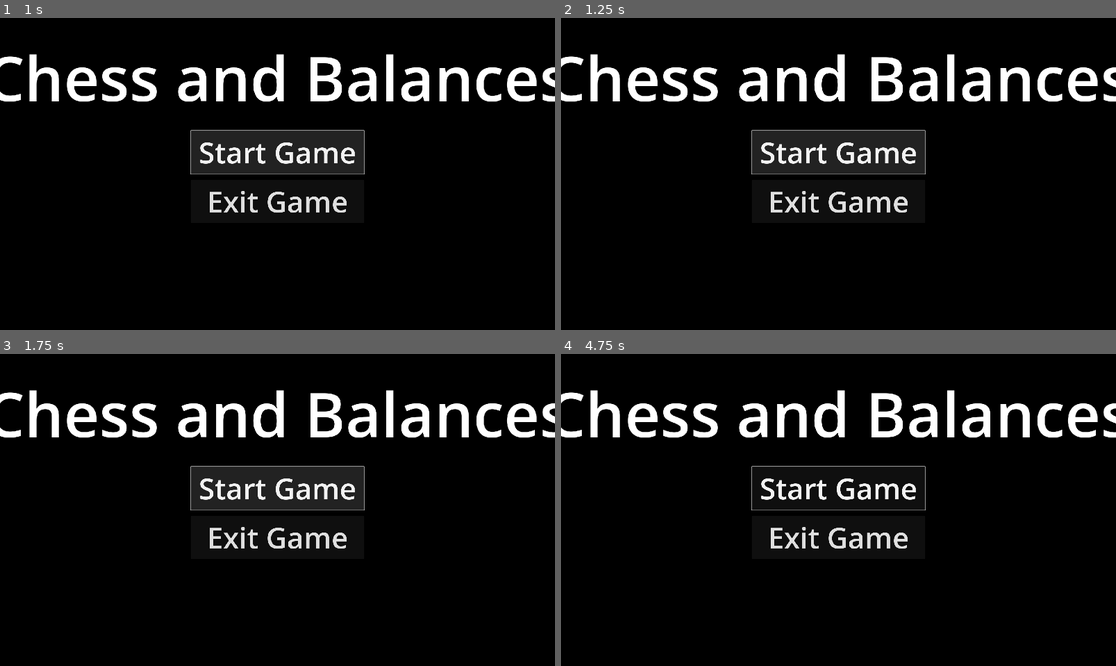
Above: before the commit, frames 1-4 (two rows, left to right).
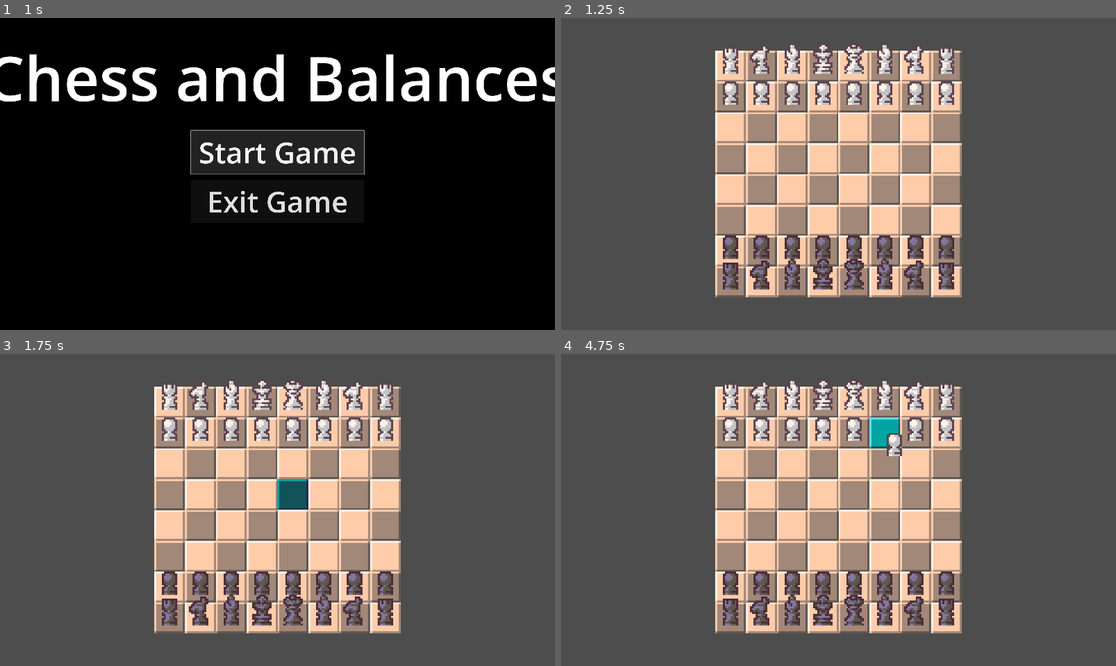
Above: after the commit, the same moments.

Repository: Software-ENGR-team-A/Chess
Game: Godot game, scene res://scenes/Main_Menu/main_menu.tscn
The game is run twice, just before and just after one commit, with the same random seed, the same clock (stepped at 60 frames per second) and the same inputs. This scene is started directly instead of the project's main scene. Sound files missing from this copy of the repository are replaced by a short silence.
Inputs (mouse positions are in pixels of both pictures, inside the frame that each line leads up to):
- Up to frame 1 (1 s): click "Start Game" at 0.5 s
- Up to frame 2 (1.25 s): no input
- Up to frame 3 (1.75 s): click (277, 488) at 1.25 s, where only the run before the commit has a clickable "Start Game"
- Up to frame 4 (4.75 s): click (838, 488) at 2 s, where only the run before the commit has a clickable "Start Game"; tap Enter at 2.75, 4.25 s; move the mouse to (960, 494) at 2.77 s; click (960, 494) at 2.92 s; tap Space at 3.5 s; move the mouse to (727, 525) at 3.52 s; click (727, 525) at 3.67 s; move the mouse to (894, 441) at 4.27 s; click (894, 441) at 4.42 s

Frame 1 is identical in both runs. In frame 2, 100% of the frame differs, in the area x 0-100%, y 0-100%; in frame 3, 100%; in frame 4, 100%.

Commit message:
Added music to main menu, Added conformation popup on exit

Diff:
--- a/project.godot
+++ b/project.godot
@@ -11,8 +11,13 @@
 [application]
 
 config/name="Chess and Balances"
-run/main_scene="uid://cvkbxqgauwxll"
+run/main_scene="uid://c0bs6sbbrybcl"
 config/features=PackedStringArray("4.4", "GL Compatibility")
+config/icon="uid://m7xduai1gw3g"
+
+[audio]
+
+buses/default_bus_layout="res://assets/Audio/default_bus_layout.tres"
 
 [autoload]
 
--- a/scenes/Main_Menu/main_menu.gd
+++ b/scenes/Main_Menu/main_menu.gd
@@ -1,20 +1,37 @@
 class_name MainMenu
 extends Control
 
-@onready
-var start_button: Button = $MarginContainer/HBoxContainer/VBoxContainer/Start_Button as Button
-@onready var exit_button: Button = $MarginContainer/HBoxContainer/VBoxContainer/Exit_Button as Button
-@onready var Chess_TwoPlayer = preload("res://scenes/board/board.tscn") as PackedScene
+@export var start_button: Button
+@export var exit_button: Button
+@export var yes_button: Button
+@export var no_button: Button
+@onready var chess_two_player = preload("res://scenes/board/board.tscn") as PackedScene
 
 
 func _ready():
+	MusicManager.play_random_song()
+	MusicManager.set_volume(1)
+	print(start_button)
 	start_button.button_down.connect(on_start_pressed)
 	exit_button.button_down.connect(on_exit_pressed)
+	yes_button.button_down.connect(on_yes_pressed)
+	no_button.button_down.connect(on_no_pressed)
 
 
 func on_start_pressed() -> void:
-	get_tree().change_scene_to_packed(Chess_TwoPlayer)
+	MusicManager.stop_music()
+	AudioManager.play_selectmenu()
+	await get_tree().create_timer(.5).timeout
+	get_tree().change_scene_to_packed(chess_two_player)
 
 
 func on_exit_pressed() -> void:
+	%Conformation_Box.popup()
+
+
+func on_yes_pressed() -> void:
 	get_tree().quit()
+
+
+func on_no_pressed() -> void:
+	%Conformation_Box.hide()
--- a/scenes/Main_Menu/main_menu.tscn
+++ b/scenes/Main_Menu/main_menu.tscn
@@ -1,5 +1,6 @@
-[gd_scene load_steps=4 format=3 uid="uid://cfueqjdlo844g"]
+[gd_scene load_steps=7 format=3 uid="uid://cfueqjdlo844g"]
 
+[ext_resource type="Script" uid="uid://bb5qfo26fkduu" path="res://scenes/Main_Menu/main_menu.gd" id="1_b3l1k"]
 [ext_resource type="Texture2D" uid="uid://bmche6gyf7bon" path="res://assets/Backgrounds/Black.png" id="2_bqqt6"]
 
 [sub_resource type="SystemFont" id="SystemFont_hk6sr"]
@@ -8,13 +9,24 @@
 [sub_resource type="SystemFont" id="SystemFont_1o70l"]
 font_names = PackedStringArray("Impact")
 
-[node name="Main_Menu" type="Control"]
+[sub_resource type="SystemFont" id="SystemFont_b3l1k"]
+font_names = PackedStringArray("Impact")
+
+[sub_resource type="SystemFont" id="SystemFont_xld3r"]
+font_names = PackedStringArray("Impact")
+
+[node name="Main_Menu" type="Control" node_paths=PackedStringArray("start_button", "exit_button", "yes_button", "no_button")]
 layout_mode = 3
 anchors_preset = 15
 anchor_right = 1.0
 anchor_bottom = 1.0
 grow_horizontal = 2
 grow_vertical = 2
+script = ExtResource("1_b3l1k")
+start_button = NodePath("MarginContainer/HBoxContainer/VBoxContainer/Start_Button")
+exit_button = NodePath("MarginContainer/HBoxContainer/VBoxContainer/Exit_Button")
+yes_button = NodePath("Conformation_Box/MarginContainer/HBoxContainer/VBoxContainer/HBoxContainer/yes_button")
+no_button = NodePath("Conformation_Box/MarginContainer/HBoxContainer/VBoxContainer/HBoxContainer/no_button")
 
 [node name="TextureRect" type="TextureRect" parent="."]
 layout_mode = 1
@@ -81,3 +93,79 @@
 theme_override_font_sizes/font_size = 120
 text = "Exit Game
 "
+
+[node name="Conformation_Box" type="PopupPanel" parent="."]
+unique_name_in_owner = true
+gui_embed_subwindows = true
+initial_position = 2
+size = Vector2i(1928, 1088)
+
+[node name="TextureRect" type="TextureRect" parent="Conformation_Box"]
+offset_left = 4.0
+offset_top = 4.0
+offset_right = 1924.0
+offset_bottom = 1084.0
+texture = ExtResource("2_bqqt6")
+
+[node name="VBoxContainer" type="VBoxContainer" parent="Conformation_Box/TextureRect"]
+layout_mode = 0
+offset_right = 40.0
+offset_bottom = 40.0
+
+[node name="Seperator" type="Control" parent="Conformation_Box/TextureRect/VBoxContainer"]
+layout_mode = 2
+
+[node name="MarginContainer" type="MarginContainer" parent="Conformation_Box"]
+anchors_preset = 15
+anchor_right = 1.0
+anchor_bottom = 1.0
+offset_left = 4.0
+offset_top = 4.0
+offset_right = -4.0
+offset_bottom = -4.0
+grow_horizontal = 2
+grow_vertical = 2
+theme_override_constants/margin_left = 12
+theme_override_constants/margin_top = 12
+theme_override_constants/margin_right = 12
+theme_override_constants/margin_bottom = 12
+
+[node name="VBoxContainer" type="VBoxContainer" parent="Conformation_Box/MarginContainer"]
+layout_mode = 2
+theme_override_constants/separation = 500
+
+[node name="Label" type="Label" parent="Conformation_Box/MarginContainer/VBoxContainer"]
+layout_mode = 2
+theme_override_fonts/font = SubResource("SystemFont_b3l1k")
+theme_override_font_sizes/font_size = 250
+text = "Are You Sure?
+"
+horizontal_alignment = 1
+
+[node name="HBoxContainer" type="HBoxContainer" parent="Conformation_Box/MarginContainer"]
+layout_mode = 2
+alignment = 1
+
+[node name="VBoxContainer" type="VBoxContainer" parent="Conformation_Box/MarginContainer/HBoxContainer"]
+layout_mode = 2
+theme_override_constants/separation = 30
+alignment = 1
+
+[node name="HBoxContainer" type="HBoxContainer" parent="Conformation_Box/MarginContainer/HBoxContainer/VBoxContainer"]
+custom_minimum_size = Vector2(1250, 250)
+layout_mode = 2
+theme_override_constants/separation = 250
+
+[node name="yes_button" type="Button" parent="Conformation_Box/MarginContainer/HBoxContainer/VBoxContainer/HBoxContainer"]
+custom_minimum_size = Vector2(500, 250)
+layout_mode = 2
+theme_override_fonts/font = SubResource("SystemFont_xld3r")
+theme_override_font_sizes/font_size = 50
+text = "Yes"
+
+[node name="no_button" type="Button" parent="Conformation_Box/MarginContainer/HBoxContainer/VBoxContainer/HBoxContainer"]
+custom_minimum_size = Vector2(500, 250)
+layout_mode = 2
+theme_override_fonts/font = SubResource("SystemFont_xld3r")
+theme_override_font_sizes/font_size = 50
+text = "No"
